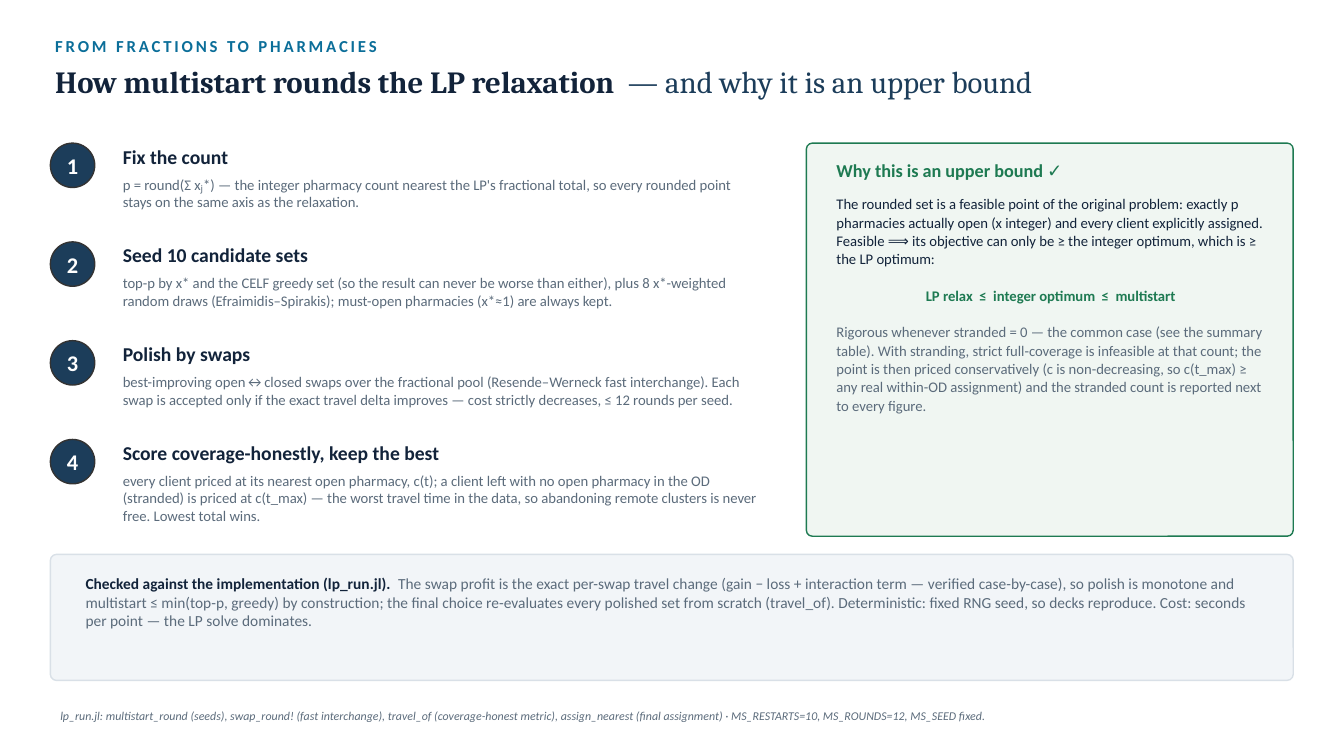
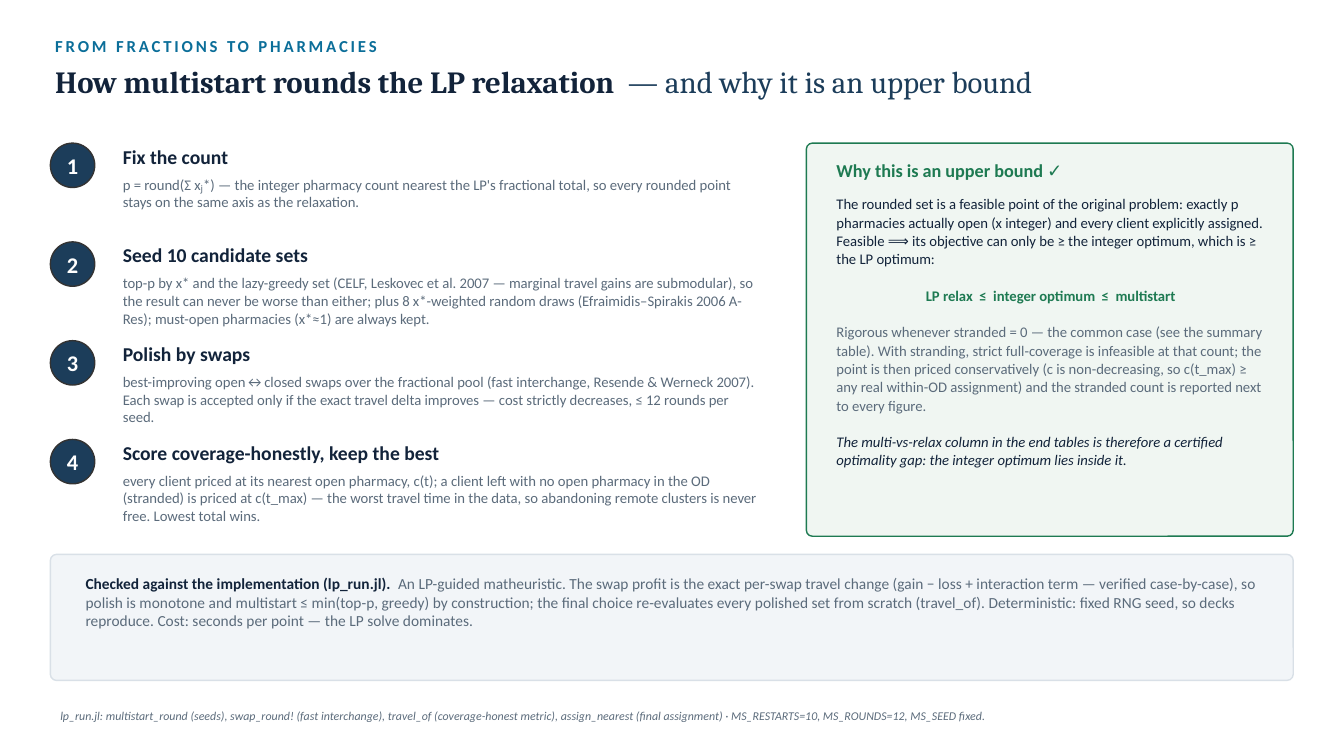
Before and after one commit to ObjectVision/NetworkModel_EU, a slide deck: slide 6 of doc/lambda_sweep5.pptx. Drawn at 1344x756 pixels with LibreOffice and Linux fonts; fonts in the diff are those of the drawing. Boxes give left, top, right and bottom in pixels: in the first picture for what was removed or moved away, otherwise in the second. Text is boxed around its words. In the diff, an @@ line names an element or a change of style, - is before the commit and + after.

```diff
--- a/doc/lambda_sweep5.pptx
+++ b/doc/lambda_sweep5.pptx
@@ text at (123,277,753,327): text changed @@
-top-p by x* and the CELF greedy set (so the result can never be worse than either), plus 8 x*-weighted random draws (Efraimidis–Spirakis); must-open pharmacies (x*≈1) are always kept.
+top-p by x* and the lazy-greedy set (CELF, Leskovec et al. 2007 — marginal travel gains are submodular), so the result can never be worse than either; plus 8 x*-weighted random draws (Efraimidis–Spirakis 2006 A-Res); must-open pharmacies (x*≈1) are always kept.
@@ text at (123,376,755,422): text changed @@
-best-improving open↔closed swaps over the fractional pool (Resende–Werneck fast interchange). Each swap is accepted only if the exact travel delta improves — cost strictly decreases, ≤ 12 rounds per seed.
+best-improving open↔closed swaps over the fractional pool (fast interchange, Resende & Werneck 2007). Each swap is accepted only if the exact travel delta improves — cost strictly decreases, ≤ 12 rounds per seed.
@@ text at (836,436,1222,468): paragraph added @@
+The multi-vs-relax column in the end tables is therefore a certified optimality gap: the integer optimum lies inside it.
@@ text at (86,578,1255,629): text changed @@
-Checked against the implementation (lp_run.jl). The swap profit is the exact per-swap travel change (gain − loss + interaction term — verified case-by-case), so polish is monotone and multistart ≤ min(top-p, greedy) by construction; the final choice re-evaluates every polished set from scratch (travel_of). Deterministic: fixed RNG seed, so decks reproduce. Cost: seconds per point — the LP solve dominates.
+Checked against the implementation (lp_run.jl). An LP-guided matheuristic. The swap profit is the exact per-swap travel change (gain − loss + interaction term — verified case-by-case), so polish is monotone and multistart ≤ min(top-p, greedy) by construction; the final choice re-evaluates every polished set from scratch (travel_of). Deterministic: fixed RNG seed, so decks reproduce. Cost: seconds per point — the LP solve dominates.
```
Also in this commit, not shown: 1 other slide changed, 1 other file.
